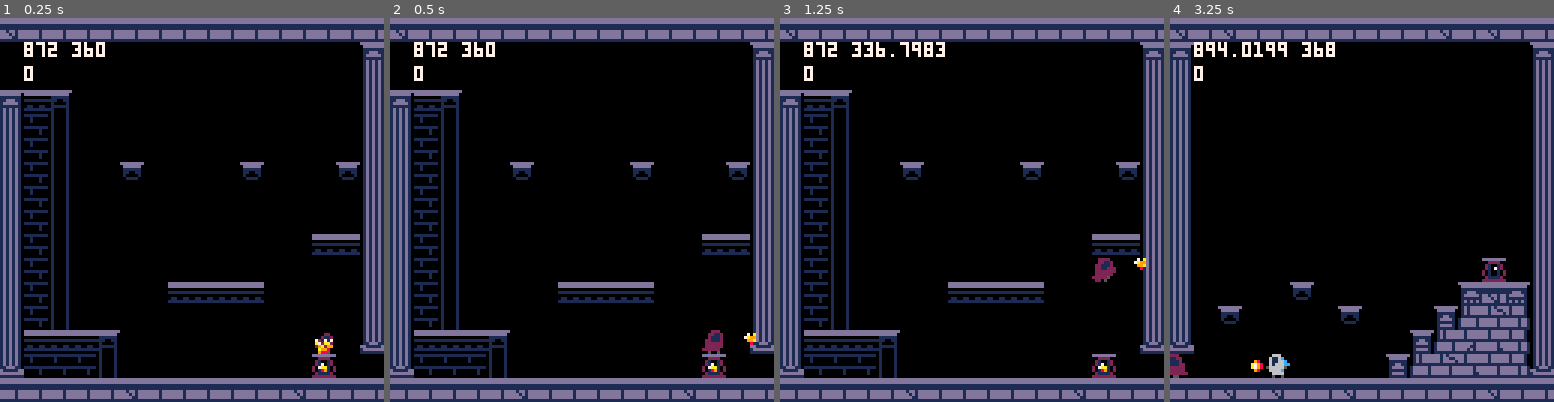
Above: before the commit, frames 1-4 (left to right).
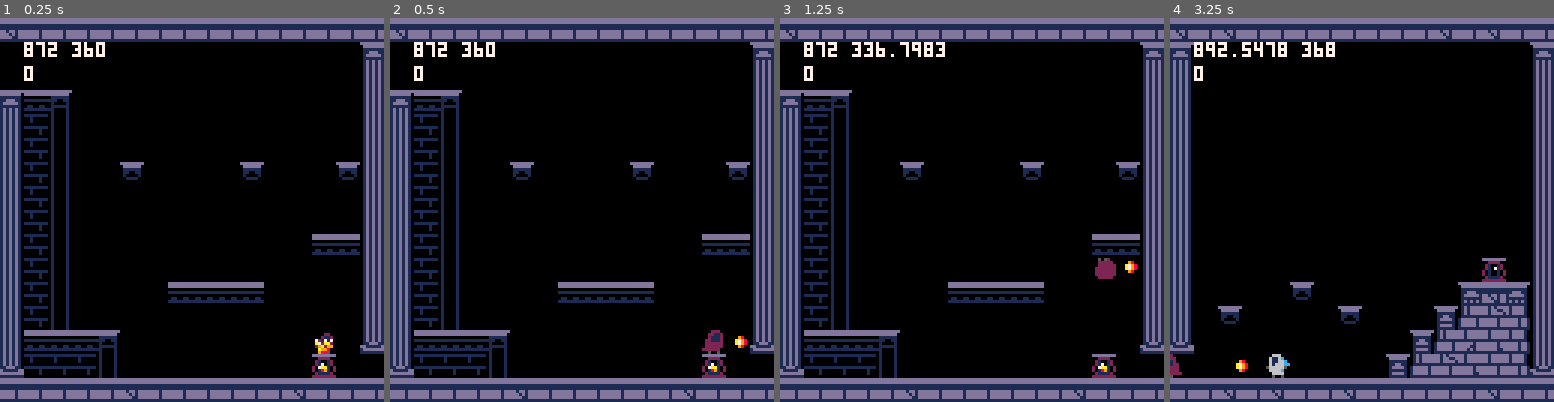
Above: after the commit, the same moments.

Repository: NunoDasNeves/pathofagni-pico8
Game: PICO-8 cartridge jumper.p8
The game is run twice, just before and just after one commit, with the same random seed, the same clock (stepped at 60 frames per second) and the same inputs.
Inputs:
- Up to frame 1 (0.25 s): no input
- Up to frame 2 (0.5 s): tap X (X key) at 0.33 s
- Up to frame 3 (1.25 s): tap O (Z key) at 0.7 s; tap X (X key) at 1.07 s
- Up to frame 4 (3.25 s): hold Right 1.6-2.1 s; tap O (Z key) every 0.4 s from 1.7 to 2.9 s; tap X (X key) at 1.85, 2.97 s; hold Up 2.15-2.42 s; hold Right 2.47-3.03 s; hold Left from 3.08 s (still down)

Frame 1 is identical in both runs. In frame 2, 0.1% of the frame differs, in the area x 89-96%, y 82-86%; in frame 3, 0.3%; in frame 4, 0.4%, in the area x 0-30%, y 6-94%.

Commit message:
fire animation, floaty when charging

Diff:
--- a/jumper.p8
+++ b/jumper.p8
@@ -621,6 +621,7 @@
 	i = 64, -- base of sprite row
 	--  animations - s = offset from spr, f = num frames
 	s_wlk =  {s=0, f=2},
+	s_sh  =  {s=93-64, f=2},
 	s_jmp =  {s=2, f=5},
 	s_die =  {s=7, f=5},
 	s_spwn = {s=12, f=4},
@@ -652,6 +653,8 @@
 	aax = 0.3, -- air accel
 	max_vx = 1.4,
 	min_vx = 0.01, -- stop threshold
+	g_norm = 0.3,
+	g_sh = 0.05,
 	g = 0.3, -- gravity
 	max_vy = 4,
 	j_vy = -4, -- jump accel
@@ -669,6 +672,7 @@
 	p.fr = 0 -- displayed frame offset
 	p.fcnt = 0 -- counter for advancing frame
 	p.shcount = 0 -- shoot counter
+	p.sh = false
 	p.teeter = false
 	p.alive = true
 	p.spawn = true
@@ -707,22 +711,24 @@
      btn(➡️) and not btn(⬅️)) then
   p.rght = true
  end
- if (btn(⬅️) and not p.rght) then
- 	-- accel left
- 	if (p.air) then
- 	 p.vx -= p.aax
- 	else
- 	 p.vx -= p.gax
- 	end
- elseif (btn(➡️) and p.rght) then
- 	-- accel right
- 	if (p.air) then
- 	 p.vx += p.aax
- 	else
- 	 p.vx += p.gax
- 	end
- end
- if (not btn(⬅️) and not btn(➡️)) then
+	if (not p.sh) then
+	 if (btn(⬅️) and not p.rght) then
+	 	-- accel left
+	 	if (p.air) then
+	 	 p.vx -= p.aax
+	 	else
+	 	 p.vx -= p.gax
+	 	end
+	 elseif (btn(➡️) and p.rght) then
+	 	-- accel right
+	 	if (p.air) then
+	 	 p.vx += p.aax
+	 	else
+	 	 p.vx += p.gax
+	 	end
+	 end
+ end
+ if (p.sh or (not btn(⬅️) and not btn(➡️))) then
   if (p.air) then
 	  p.vx *= 0.95
   else
@@ -744,11 +750,15 @@
 
  -- vy - jump and land
  local oldair = p.air
-	if (btnp(🅾️) and not p.air) then
+	if (btnp(🅾️) and not p.air and not p.sh) then
 		 p.vy += p.j_vy
 		 p.air = true
 	end
-	p.vy += p.g
+	if (p.sh and p.vy > 0) then
+		p.vy += p.g_sh
+	else
+		p.vy += p.g_norm
+	end
 	p.vy = clamp(p.vy, -p.max_vy, p.max_vy)
 
  local newy = p.y + p.vy
@@ -820,17 +830,32 @@
  	return
  end
 
- if (p.shcount == 0) then
-  if (btnp(❎)) then
-   p.shcount = 10
-   make_fireball()
-  end
- else
- 	p.shcount -= 1
- end
+ local oldsh = p.sh
+ if (btn(❎)) then
+ 	if (p.shcount == 0) then
+			p.sh = true
+		end
+ else -- release - fire
+ 	if (p.sh) then
+			make_fireball()
+			p.shcount = 10
+ 	end
+ 	p.sh = false
+ end
+ if (p.shcount > 0) then
+		p.shcount -= 1
+	end
 
  -- animate
- if (not p.air) then
+ if (p.sh) then
+	 	p.s = p.i + p.s_sh.s
+ 	if (not oldsh) then
+ 		p.fr = 0
+ 		p.fcnt = 0
+ 	end
+ 	loop_anim(p,3,p.s_sh.f)
+
+ elseif (not p.air) then
   -- walk anim
   p.s = p.i + p.s_wlk.s
   -- just landed, or changed dir
@@ -845,7 +870,8 @@
 	 else
 	  p.fr = 0
 	 end
- else
+
+ else --p.air
 	 p.s = p.i + p.s_jmp.s
   if (not oldair) then
    p.fr = 0
